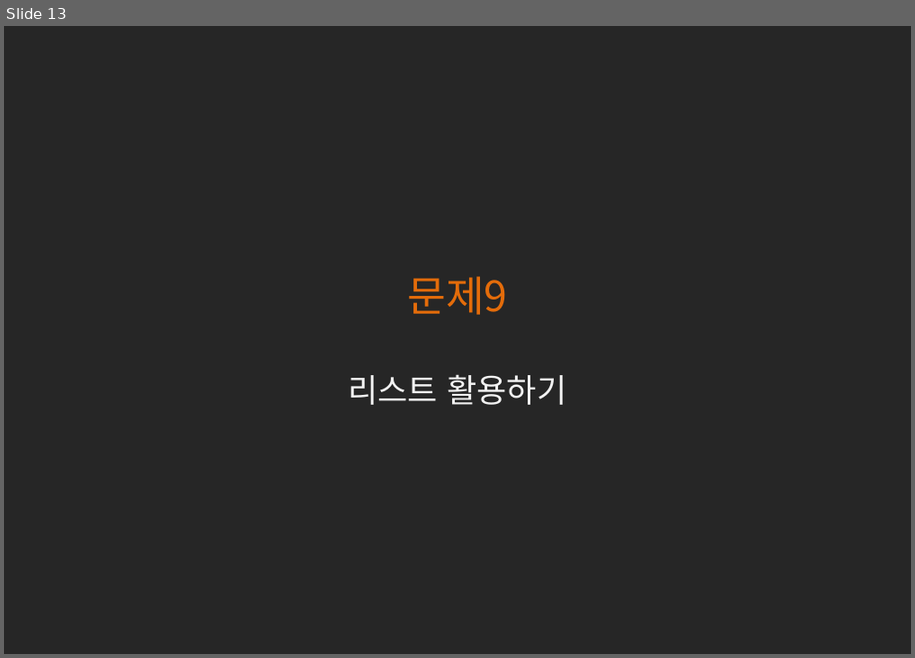
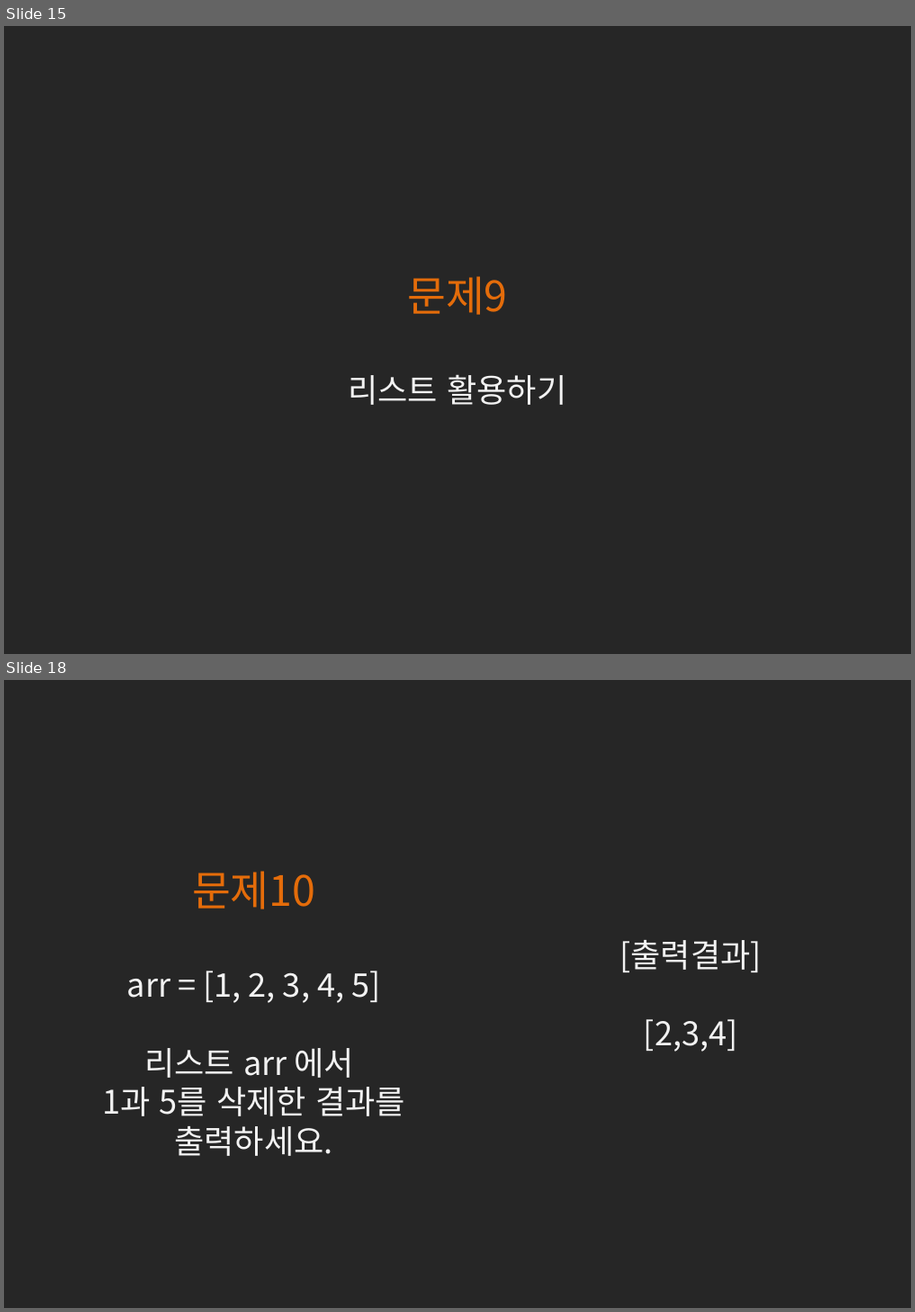
Before and after one commit to kwonkijun/python, a slide deck: 2021작심두달웹크롤링/웹크롤링(PPT)/작심두달 웹크롤링 멘토링 수업 - 1. 파이썬 기초 문제.pptx. Shown one above the other, each under a label of ours: slide 13 before the commit, slides 15 and 18 after it; the slides between them are not shown. The pictures are 915x658 and 915x1312 pixels, drawn with LibreOffice and Linux fonts; fonts in the diff are those of the drawing. Boxes give left, top, right and bottom in pixels: in the first picture for what was removed or moved away, otherwise in the second. Text is boxed around its words. In the diff, an @@ line names an element or a change of style, - is before the commit and + after.

```diff
--- a/2021작심두달웹크롤링/웹크롤링(PPT)/작심두달 웹크롤링 멘토링 수업 - 1. 파이썬 기초 문제.pptx
+++ b/2021작심두달웹크롤링/웹크롤링(PPT)/작심두달 웹크롤링 멘토링 수업 - 1. 파이썬 기초 문제.pptx
@@ slide 18 added at <box>4,680,911,1308</box>, background #262626 @@
@@ text added at <box>102,871,405,1156</box>, 28 pt, text #F2F2F2 @@
+문제10
+arr = [1, 2, 3, 4, 5]
+리스트 arr 에서
+1과 5를 삭제한 결과를 출력하세요.
@@ text added at <box>620,940,761,1052</box>, 28 pt, text #F2F2F2 @@
+[출력결과]
+[2,3,4]
@@ what was slide 13 is now slide 15 @@
```
Also in this commit, not shown: 1 slide changed, 3 other slides added, 3 slides removed, 14 other files.
